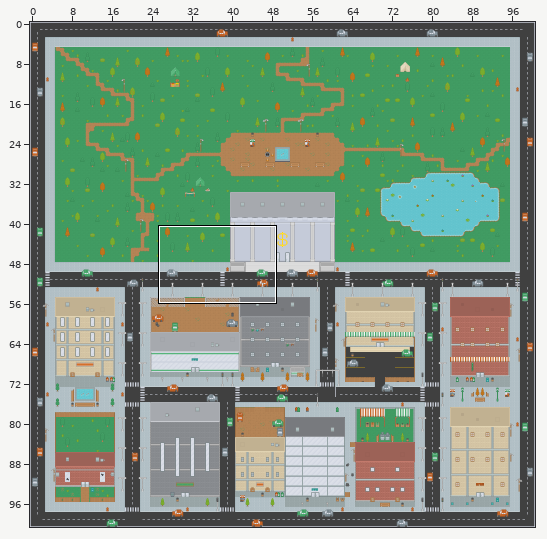
Tiled map (JSON), stored at assets/tilemaps/outside-bank.json. Above, an overview of the earlier version with the close-up marked.
Close-up. First the earlier version:
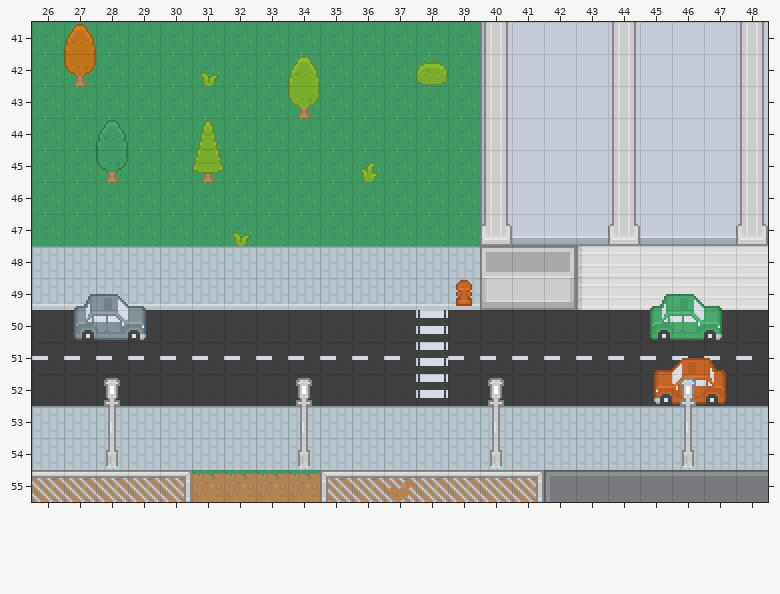
Cells are 16x16 px. Shown: x 26..48, y 41..55. The commit also changed other parts of the map, which this record leaves out.
After the commit:
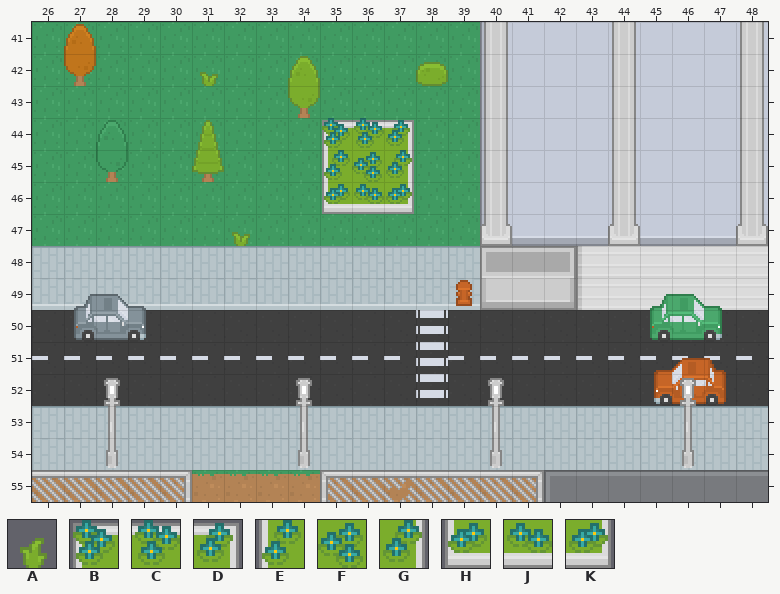
Key: from "Rogue Like Rpg": A 649, B 686, C 687, D 688, E 743, F 744, G 745, H 800, J 801, K 802.
_ is an empty cell, . an unchanged one.
Edits made:
--- layer "World"
@@ x 35..37 @@
-44 ___
-45 _A_
-46 ___
+44 BCD
+45 EFG
+46 HJK
